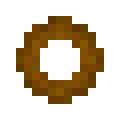
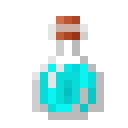
Before/after of a w=128, h=128 layered artwork. What changed in the layer stack:
added layer "flask" above "mana" over [left=32, top=16, right=104, bottom=120]
added layer "mana" above "mysterious" over [left=40, top=64, right=96, bottom=112]
hid "fried" over [left=16, top=16, right=104, bottom=104]
